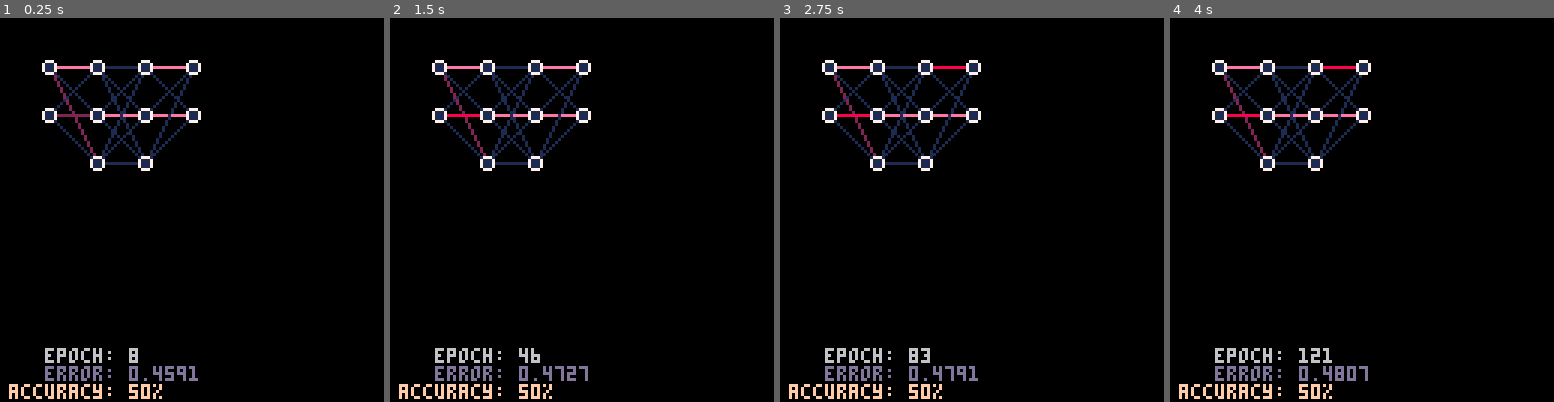
Above: before the commit, frames 1-4 (left to right).
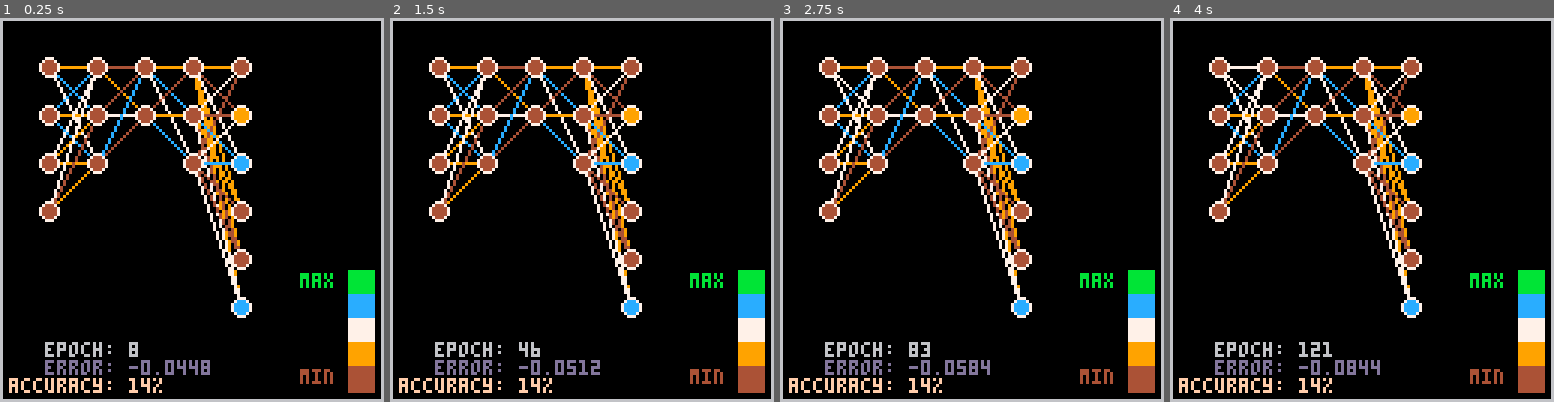
Above: after the commit, the same moments.

Repository: learnb/pico-learn
Game: PICO-8 cartridge pico-learn.p8
Same seed, same stepped clock (60 frames per second), same inputs: the game is played once before the commit and once after it.
Inputs:
- Up to frame 1 (0.25 s): no input
- Up to frame 2 (1.5 s): no input
- Up to frame 3 (2.75 s): no input
- Up to frame 4 (4 s): no input

The runs differ from the first frame. In frame 1, 17% of the frame differs, in the area x 0-100%, y 0-100%; in frame 2, 17%; in frame 3, 17%; in frame 4, 17%.

Commit message:
added new heatmap palette; tested out training on various simple datasets

Diff:
--- a/pico-learn.p8
+++ b/pico-learn.p8
@@ -12,16 +12,23 @@
     --net = fcnn:new({3,5,5,3})
     --draw_nn(net)
 
+
+    num_inputs=4
+    num_outputs=6
+    net=nn:new()
+    net:add_layer(layer:new(num_inputs,3,"tanh"))
+    net:add_layer(layer:new(3,2,"sigmoid"))
+    net:add_layer(layer:new(2,3,"sigmoid"))
+    net:add_layer(layer:new(3,num_outputs,"sigmoid"))
+
+    --num_inputs=2
+    --num_outputs=2
+    --net:add_layer(layer:new(num_inputs,3,"tanh"))
+    --net:add_layer(layer:new(3,3,"sigmoid"))
+    --net:add_layer(layer:new(3,num_outputs,"sigmoid"))
+
     --num_inputs=4
     --num_outputs=6
-    num_inputs=2
-    num_outputs=2
-
-    net=nn:new()
-    net:add_layer(layer:new(num_inputs,3,"tanh"))
-    net:add_layer(layer:new(3,3,"sigmoid"))
-    net:add_layer(layer:new(3,num_outputs,"sigmoid"))
-
     --net:add_layer(layer:new(num_inputs,3,"tanh"))
     --net:add_layer(layer:new(3,3,"sigmoid"))
     --net:add_layer(layer:new(3,num_outputs,"sigmoid"))
@@ -35,32 +42,32 @@
     num_samples = 100
 
     -- generate random test data
-    --x = {}
-    --y = {}
-    --for s=1,num_samples do -- each input sample
-    --    x[s]={}
-    --    for i=1,num_inputs do -- each input
-    --        x[s][i]=rnd()
-    --    end
-    --    y[s]={}
-    --    for l=1,num_outputs do -- each label
-    --        y[s][l]=rnd()
-    --    end
-    --end
+    x = {}
+    y = {}
+    for s=1,num_samples do -- each input sample
+        x[s]={}
+        for i=1,num_inputs do -- each input
+            x[s][i]=rnd()
+        end
+        y[s]={}
+        for l=1,num_outputs do -- each label
+            y[s][l]=rnd()
+        end
+    end
 
     -- define dataset for logical 'and'
     --x={{0,0},{0,1},{1,0},{1,1}}
     --y={{1,0},{1,0},{1,0},{0,1}}
 
 
-    -- define simple dataset
+    -- define simple dataset (in:2, out:2)
     --x={{0,0},{0,1},{1,0},{1,1}}
     --y={{0,0},{0,1},{1,0},{1,1}}
 
 
-    -- define simple dataset
-    x={{0,0},{0,1},{1,0},{1,1}}
-    y={{1,1},{1,0},{0,1},{0,0}}
+    -- define simple dataset (in:4 out: 6)
+    -- x={{0,0,0,0},{0,0,0,1},{0,0,1,0},{0,0,1,1}}
+    -- y={{0,0,0,0,0,0},{0,0,0,0,0,1},{0,0,0,0,1,0},{0,0,0,0,1,1}}
 
 
     num_samples=4
@@ -95,6 +102,7 @@
 function _draw()
     if (draw) then
         rectfill(0,0,127,127,0)
+        rect(0,0,127,127,6)
         net:draw()
         --print("output: ", 16,64, 6)
         --for i=1,#output do
@@ -121,7 +129,10 @@
 -->8
 -- graph lib
 graph_lib = {}
-graph_lib.heat_pal={1,2,8,14,7} -- heat index palette
+--graph_lib.heat_pal={1,2,8,14,7} -- heat index palette
+--graph_lib.heat_pal={2,4,9,11,12} -- heat index palette
+--graph_lib.heat_pal={12,11,10,9,8} -- heat index palette
+graph_lib.heat_pal={4,9,7,12,11} -- "brbg" heat index palette
 node={}
 -- node constructor
 function node:new(_x, _y)
@@ -293,7 +304,7 @@
 end
 -- draw nn structure
 function nn:draw()
-    local radius=2
+    local radius=3
     local pad=16
     for lindx,layer in ipairs(self.layers) do -- each layer
         local w=layer.weights
@@ -305,7 +316,8 @@
             local y=r*pad
             for c=1,outs do
                 x=lindx*pad
-                local h=graph_lib.heat_pal[mid(1,flr(5*w[r][c]),5)]
+                local v=(w[r][c]+5)/2 -- map value (-5,5) to (1,5)
+                local h=graph_lib.heat_pal[mid(1,flr(v),5)]
                 local x1=x+pad
                 local y1=c*pad
                 line(x,y, x1,y1, h)
@@ -315,19 +327,37 @@
         -- if lindx==1 then -- first layer
         for r=1,ins do -- draw input neurons
             circfill(lindx*pad,r*pad, radius, graph_lib.heat_pal[1])
-            circ(lindx*pad,r*pad, radius, graph_lib.heat_pal[5])
-        end
-        -- draw output neurons
-        for c=1,outs do -- draw input neurons
-            local h=graph_lib.heat_pal[mid(1,self.layers[lindx].last_activation[c],5)]
+            circ(lindx*pad,r*pad, radius, 7)
+        end
+        for c=1,outs do -- draw output neurons
+            local v=self.layers[lindx].last_activation[c]
+            if (self.layers[lindx].activation=="tanh") then
+                -- map value (-1,1) to (1,5)
+                v=(v+1)*(5/2)
+            else -- sigmoid
+                -- map value (0,1) to (1,5)
+                v=v*5
+            end
+            local h=graph_lib.heat_pal[mid(1,flr(v),5)]
             circfill((lindx+1)*pad,c*pad, radius, h)
-            circ((lindx+1)*pad,c*pad, radius, graph_lib.heat_pal[5])
-        end
-    end
-    --print("epoch: "..self.epoch, 3,3, 8)
-    print("epoch: "..self.epoch, 15,110, 6)
-    print("error: "..self.error, 15,116, 13)
-    print("accuracy: "..(self.acc*100).."%", 3,122, 15)
+            circ((lindx+1)*pad,c*pad, radius, 7)
+        end
+    end
+    -- draw heat index
+    local hi_x=116
+    local hi_y=84
+    local hi_w=8
+    local hi=5
+    for i=1,#graph_lib.heat_pal do
+        rectfill(hi_x,hi_y+((i-1)*hi_w), hi_x+hi_w,hi_y+((i-1)*hi_w)+hi_w, graph_lib.heat_pal[hi])
+        hi-=1
+    end
+    print("max", 100,85, graph_lib.heat_pal[5])
+    print("min", 100,117, graph_lib.heat_pal[1])
+    -- draw train stats
+    print("epoch: "..self.epoch, 15,108, 6)
+    print("error: "..self.error, 15,114, 13)
+    print("accuracy: "..(self.acc*100).."%", 3,120, 15)
 end
 layer={}
 -- constructor for nn layer
@@ -388,22 +418,22 @@
 end
 -->8
 -- num-pico lib
--- returns a n-by-m array with random values (-1,1)
+-- returns a n-by-m array with random values (-5,5)
 function np_rand_mat(_n,_m)
     local a={}
     for i=1,_n do -- each row
         a[i]={}
         for j=1,_m do -- each col
-            a[i][j]=rnd(2)-1
+            a[i][j]=rnd(10)-5
         end
     end
     return a
 end
--- returns a n-dim array with random values (-1,1)
+-- returns a n-dim array with random values (-5,5)
 function np_rand_vec(_n)
     local a={}
     for i=1,_n do
-        a[i]=rnd(2)-1
+        a[i]=rnd(10)-5
     end
     return a
 end
@@ -580,9 +610,9 @@
 end
 
 __gfx__
-00000000000000000000000000000000000000000000000000000000000000000000000000000000000000000000000000000000000000000000000000000000
-00000000000000000000000000000000000000000000000000000000000000000000000000000000000000000000000000000000000000000000000000000000
+00000000700303080000000000000000000000000000000000000000000000000000000000000000000000000000000000000000000000000000000000000000
+00000000e0010c090000000000000000000000000000000000000000000000000000000000000000000000000000000000000000000000000000000000000000
+00700700800c070a0000000000000000000000000000000000000000000000000000000000000000000000000000000000000000000000000000000000000000
+00077000200509030000000000000000000000000000000000000000000000000000000000000000000000000000000000000000000000000000000000000000
+00077000100404010000000000000000000000000000000000000000000000000000000000000000000000000000000000000000000000000000000000000000
 00700700000000000000000000000000000000000000000000000000000000000000000000000000000000000000000000000000000000000000000000000000
-00077000000000000000000000000000000000000000000000000000000000000000000000000000000000000000000000000000000000000000000000000000
-00077000000000000000000000000000000000000000000000000000000000000000000000000000000000000000000000000000000000000000000000000000
-00700700000000000000000000000000000000000000000000000000000000000000000000000000000000000000000000000000000000000000000000000000
